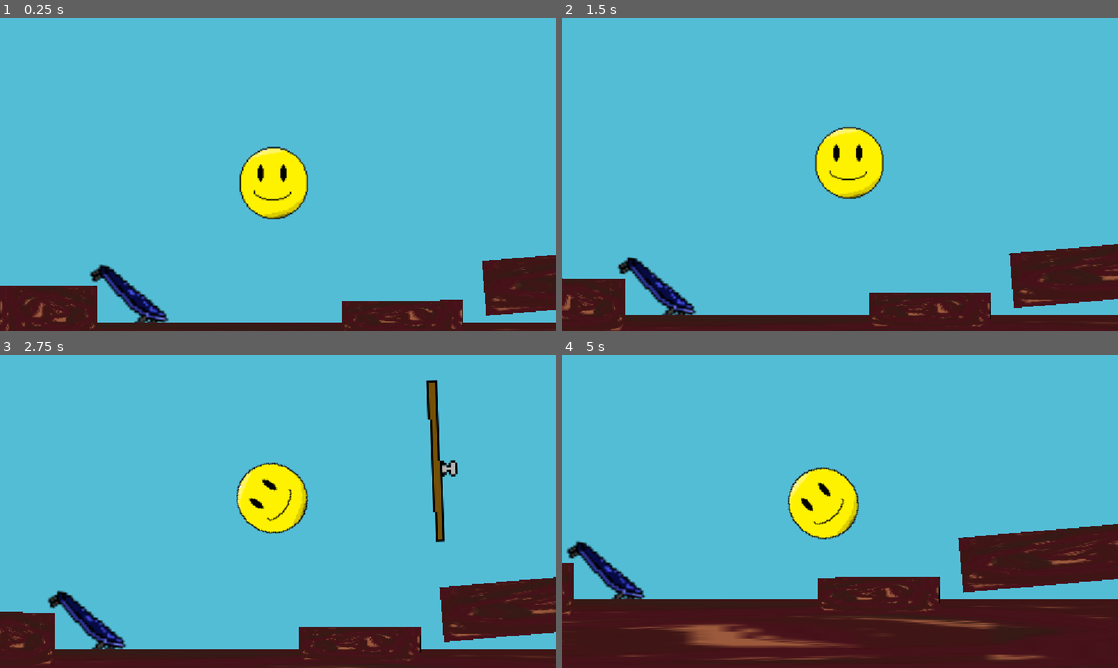
Above: before the commit, frames 1-4 (two rows, left to right).
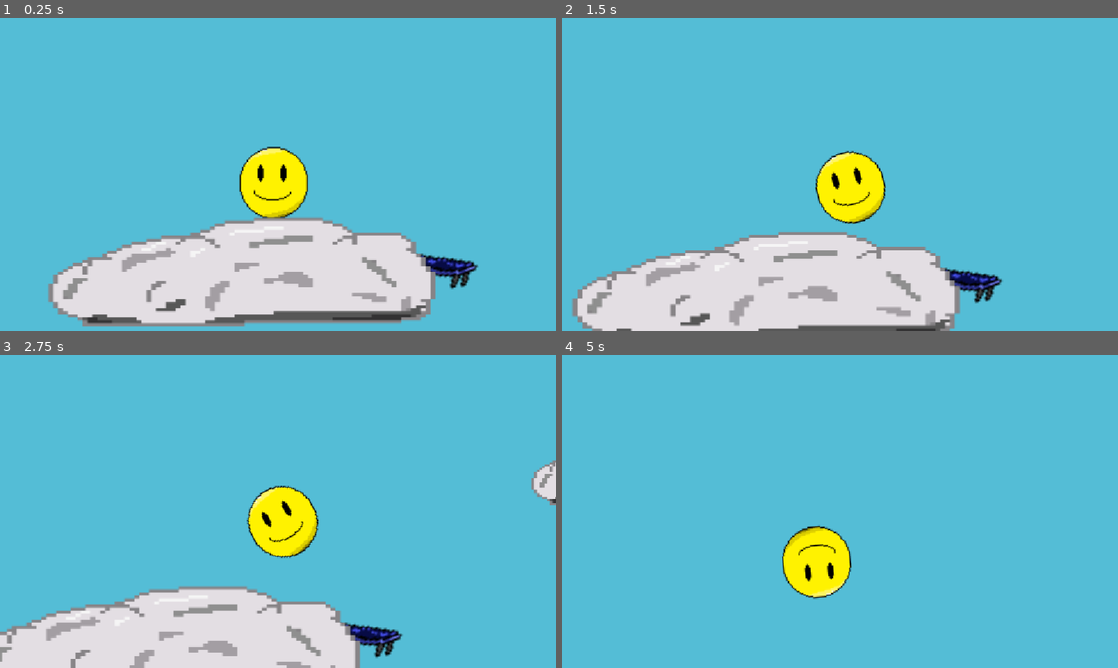
Above: after the commit, the same moments.

Repository: cyan-teal/hole-bounce
Game: Godot game, scene res://scenes/level_3.tscn
The game is run twice, just before and just after one commit, with the same random seed, the same clock (stepped at 60 frames per second) and the same inputs. Before the commit the project starts from res://scenes/level_1.tscn. The engine's default icon, where the game draws it, is replaced by a stand-in: a white triangle on a blue panel in a dark square.
Inputs:
- Up to frame 1 (0.25 s): no input
- Up to frame 2 (1.5 s): hold Right (go_right) 0.53-1.28 s; hold Space (pass) 0.53-1.28 s; hold Left (go_left) from 1.28 s (still down); tap Space (pass) at 1.35 s
- Up to frame 3 (2.75 s): release Left (go_left) at 2.03 s; hold Right (go_right) from 2.03 s (still down); hold Space (pass) from 2.03 s (still down)
- Up to frame 4 (5 s): release Space (pass) at 2.78 s; tap Space (pass) at 2.85, 4.35 s; release Right (go_right) at 3.53 s; hold Space (pass) 3.53-4.28 s; hold Left (go_left) from 3.53 s (still down)

The runs differ from the first frame. In frame 1, 26% of the frame differs, in the area x 0-100%, y 63-100%; in frame 2, 27%; in frame 3, 25%; in frame 4, 34%, in the area x 0-100%, y 35-100%.

Commit message:
last one fro

Diff:
--- a/hole-bounce/project.godot
+++ b/hole-bounce/project.godot
@@ -11,7 +11,7 @@
 [application]
 
 config/name="Hole Bounce"
-run/main_scene="uid://cvompijt5hlt0"
+run/main_scene="uid://c5ho4ahw1mb23"
 config/features=PackedStringArray("4.7", "GL Compatibility")
 config/icon="uid://cpsm7tj76dhok"
 <<<<<<<HEADrun/main_scene="uid://cvompijt5hlt0"
--- a/hole-bounce/scenes/hole_test.gd
+++ b/hole-bounce/scenes/hole_test.gd
@@ -16,5 +16,5 @@
 		collisionShape.disabled =  inverted
 		sprite.visible = not inverted
 	else:
-		collisionShape.disabled = inverted
-		sprite.visible = inverted
+		collisionShape.disabled = not inverted
+		sprite.visible =  inverted
--- a/hole-bounce/scenes/level_1.tscn
+++ b/hole-bounce/scenes/level_1.tscn
@@ -7,7 +7,6 @@
 [ext_resource type="Script" uid="uid://c0cm5aq1jkth0" path="res://scenes/objectdeflector.gd" id="5_15mv3"]
 [ext_resource type="PackedScene" uid="uid://bg8re1clvsn4u" path="res://scenes/level_end.tscn" id="5_fcfvj"]
 [ext_resource type="PackedScene" uid="uid://dc3ifb2nhulun" path="res://scenes/hole.tscn" id="6_pa8r4"]
-[ext_resource type="Script" uid="uid://8gcpcatsaosh" path="res://scenes/hole_un.gd" id="7_pa8r4"]
 [ext_resource type="Script" uid="uid://dwjbd5k3dtfp7" path="res://scenes/hole_test.gd" id="9_e3sih"]
 
 [sub_resource type="PhysicsMaterial" id="PhysicsMaterial_g2els"]
@@ -16,7 +15,7 @@
 [node name="Level1" type="Node2D" unique_id=2075713534]
 
 [node name="Player" parent="." unique_id=244388843 instance=ExtResource("1_014kd")]
-position = Vector2(93, -162)
+position = Vector2(-1620, -62)
 physics_material_override = SubResource("PhysicsMaterial_g2els")
 
 [node name="Camera2D" type="Camera2D" parent="Player" unique_id=1067887717]
@@ -193,10 +192,4 @@
 position = Vector2(546, -2458)
 rotation = 1.5374935
 scale = Vector2(1.5899712, 1.4816927)
-script = ExtResource("7_pa8r4")
-
-[node name="Hole6" parent="." unique_id=1066227978 instance=ExtResource("6_pa8r4")]
-position = Vector2(556, -241)
-rotation = 1.5374935
-scale = Vector2(1.5899712, 1.4816927)
 script = ExtResource("9_e3sih")
--- a/hole-bounce/scenes/level_2.tscn
+++ b/hole-bounce/scenes/level_2.tscn
@@ -85,7 +85,7 @@
 script = ExtResource("3_b4j7a")
 
 [node name="steel beams6" parent="LaunchPad10" unique_id=1481196679 instance=ExtResource("4_eqxsl")]
-position = Vector2(-476.2778, -796.18353)
+position = Vector2(-558.7755, -785.66144)
 rotation = -0.04462785
 scale = Vector2(11.599815, 5.5290747)
 
--- a/hole-bounce/scenes/level_3.tscn
+++ b/hole-bounce/scenes/level_3.tscn
@@ -4,11 +4,14 @@
 [ext_resource type="PackedScene" uid="uid://bixobljkd83tk" path="res://scenes/launch_pad.tscn" id="2_1pn4d"]
 [ext_resource type="Script" uid="uid://dfs47tdn7w3cg" path="res://scenes/launch_pad 1.gd" id="3_1pn4d"]
 [ext_resource type="PackedScene" uid="uid://c8xtnnl8ank2m" path="res://cloud.tscn" id="3_uwxec"]
+[ext_resource type="Script" uid="uid://bsxa4cye13pgc" path="res://scenes/launch_pad2.gd" id="4_hhfj6"]
 [ext_resource type="PackedScene" uid="uid://dc3ifb2nhulun" path="res://scenes/hole.tscn" id="5_ah8om"]
+[ext_resource type="Script" uid="uid://dwjbd5k3dtfp7" path="res://scenes/hole_test.gd" id="7_wae8j"]
 
 [node name="Level2" type="Node2D" unique_id=2075713534]
 
 [node name="Player" parent="." unique_id=244388843 instance=ExtResource("1_uwxec")]
+position = Vector2(4175, -1047)
 
 [node name="Camera2D" type="Camera2D" parent="Player" unique_id=1067887717]
 position_smoothing_enabled = true
@@ -22,9 +25,28 @@
 rotation = 0.8159049
 
 [node name="LaunchPad3" parent="." unique_id=1269352990 instance=ExtResource("2_1pn4d")]
-position = Vector2(2318.0002, 307.99997)
+position = Vector2(3334, -811.00037)
 rotation = 0.8159049
 script = ExtResource("3_1pn4d")
+
+[node name="LaunchPad5" parent="." unique_id=1045216004 instance=ExtResource("2_1pn4d")]
+position = Vector2(4486.9995, -816)
+rotation = 0.17249852
+
+[node name="LaunchPad6" parent="." unique_id=2059054215 instance=ExtResource("2_1pn4d")]
+position = Vector2(5274.9995, -1167)
+rotation = 0.17249852
+
+[node name="LaunchPad4" parent="." unique_id=1127868340 instance=ExtResource("2_1pn4d")]
+position = Vector2(2765, 811)
+rotation = -0.013707934
+script = ExtResource("3_1pn4d")
+
+[node name="fell down launch pad" parent="." unique_id=1213248083 instance=ExtResource("2_1pn4d")]
+top_level = true
+position = Vector2(-458.00003, 2695)
+rotation = -0.013707934
+script = ExtResource("4_hhfj6")
 
 [node name="cloud" parent="." unique_id=31755238 instance=ExtResource("3_uwxec")]
 position = Vector2(-35, 293)
@@ -38,11 +60,42 @@
 position = Vector2(1622, 343)
 scale = Vector2(1.807515, 1.3317047)
 
+[node name="cloud5" parent="." unique_id=952211820 instance=ExtResource("3_uwxec")]
+position = Vector2(3129, -808)
+scale = Vector2(1.807515, 1.3317047)
+
+[node name="cloud8" parent="." unique_id=1528879371 instance=ExtResource("3_uwxec")]
+position = Vector2(5063.0005, -1177)
+scale = Vector2(1.807515, 1.3317047)
+
+[node name="cloud9" parent="." unique_id=105697249 instance=ExtResource("3_uwxec")]
+position = Vector2(5819, -1484)
+scale = Vector2(1.807515, 1.3317047)
+
+[node name="cloud6" parent="." unique_id=517063692 instance=ExtResource("3_uwxec")]
+position = Vector2(4085.0002, -817)
+scale = Vector2(3.3854687, 2.084955)
+
+[node name="cloud7" parent="." unique_id=2008231729 instance=ExtResource("3_uwxec")]
+position = Vector2(1842, 2910)
+scale = Vector2(43.242092, 16.741783)
+
 [node name="cloud4" parent="." unique_id=277414955 instance=ExtResource("3_uwxec")]
 position = Vector2(2124, 326)
 scale = Vector2(1.807515, 1.3317047)
 
 [node name="Hole" parent="." unique_id=682024800 instance=ExtResource("5_ah8om")]
-position = Vector2(2898, 298.00003)
-rotation = -0.0012823697
-scale = Vector2(-3.0456426, 1.5906118)
+position = Vector2(2760.0002, 329.99997)
+rotation = -0.0029427297
+scale = Vector2(-1.4406961, 0.8910328)
+
+[node name="Hole3" parent="." unique_id=1431591452 instance=ExtResource("5_ah8om")]
+position = Vector2(2719, -1501.0001)
+rotation = 3.0198073
+scale = Vector2(-1.4406961, 0.8910328)
+
+[node name="Hole2" parent="." unique_id=1024144664 instance=ExtResource("5_ah8om")]
+position = Vector2(2711.9998, -845)
+rotation = -3.1982534
+scale = Vector2(-1.4406961, 0.8910328)
+script = ExtResource("7_wae8j")
